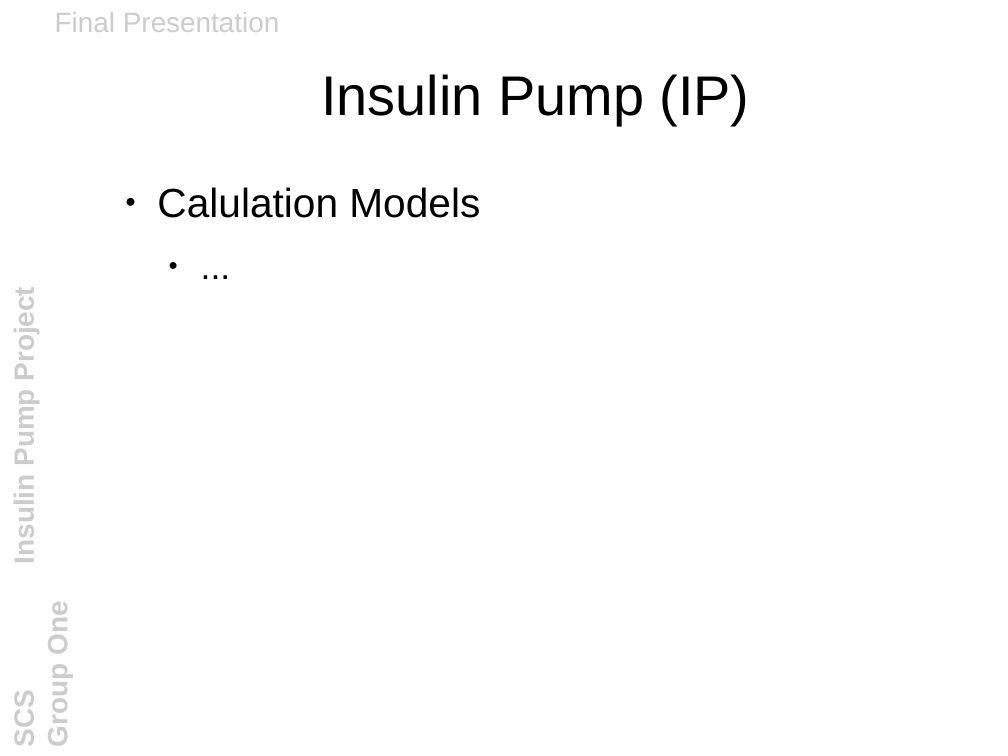
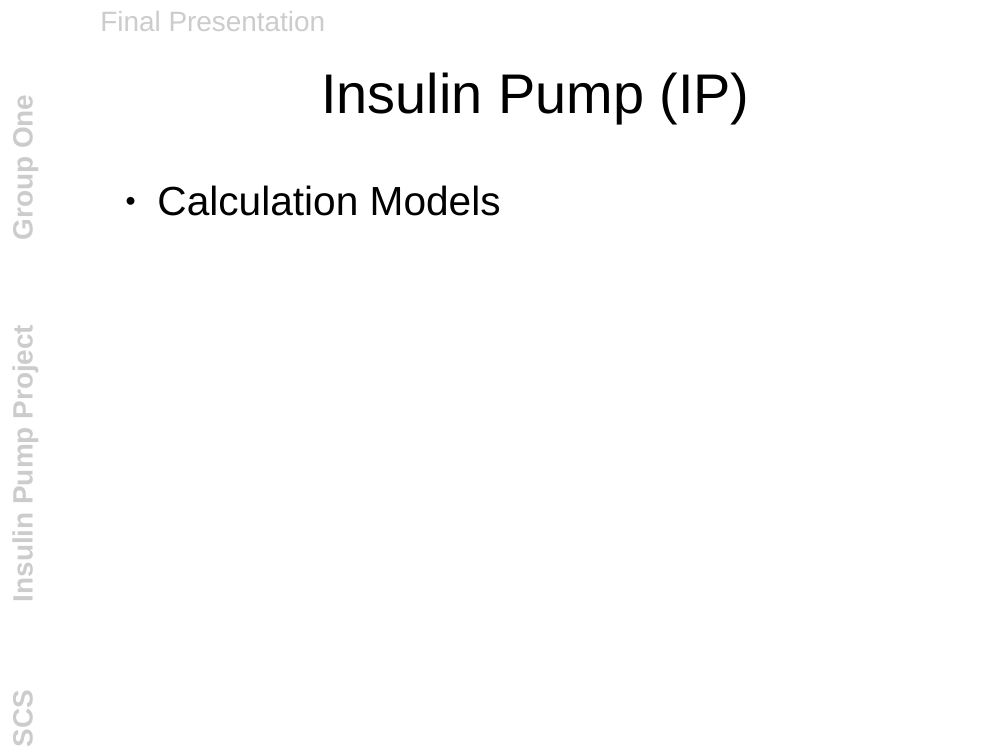
Before and after one commit to lan666asr9tt5n/mrsunjava6, a slide deck: slide 8 of documentation/other_files/final_presentation.odp. Drawn at 1008x756 pixels with LibreOffice and Linux fonts; fonts in the diff are those of the drawing; background and template pictures are left out. Boxes give left, top, right and bottom in pixels: in the first picture for what was removed or moved away, otherwise in the second. Text is boxed around its words. In the diff, an @@ line names an element or a change of style, - is before the commit and + after.

```diff
--- a/documentation/other_files/final_presentation.odp
+++ b/documentation/other_files/final_presentation.odp
@@ line spacing 1 to 0.93 in 3 elements at <box>7,100,38,746</box>, <box>321,72,750,123</box>, <box>100,11,326,31</box> @@
@@ text "Final Presentation": place and size @@
-text "Final Presentation" at <box>55,12,280,32</box>
+text "Final Presentation" at <box>100,11,326,31</box>
@@ text at <box>157,185,501,216</box>: text changed @@
-● Calulation Models
-  ● ...
+● Calculation Models
```
Also in this commit, not shown: 8 other slides changed, 1 slide added, 1 other file.
